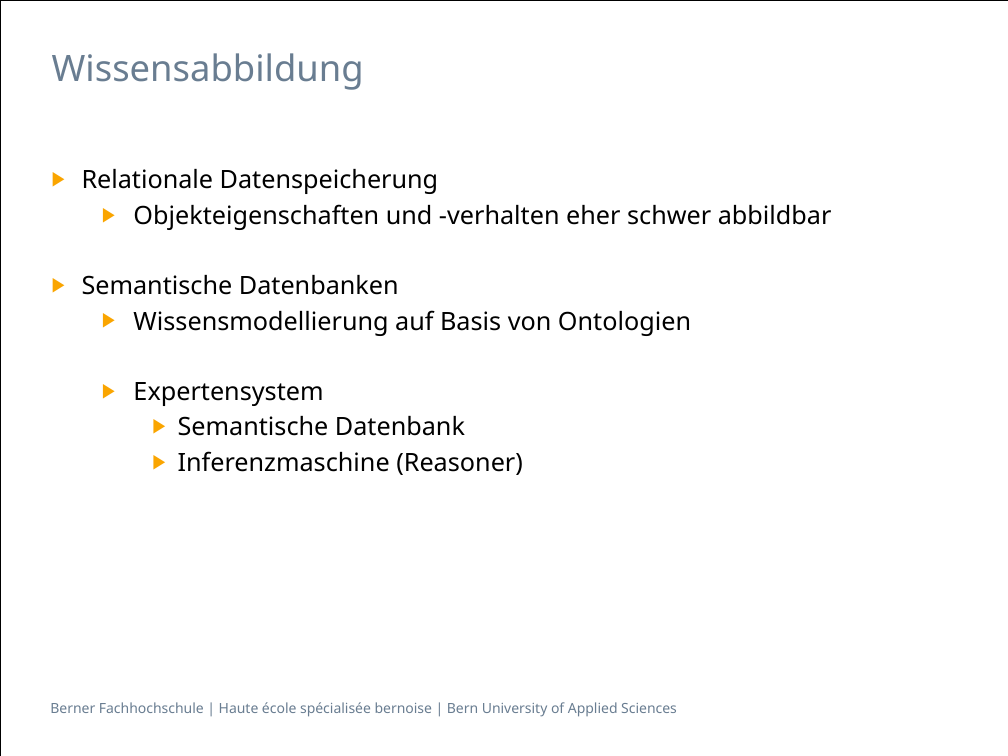
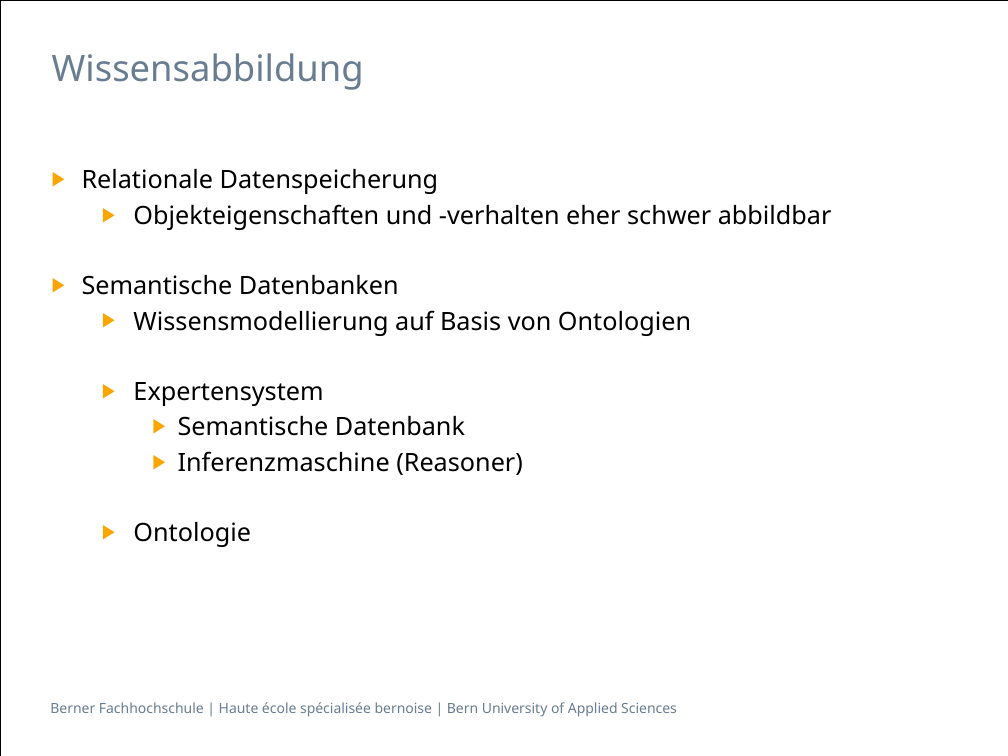
Before and after one commit to gunzm1/ElephantSearch, a slide deck: slide 4 of Doc/Semantische Datenbanken_bfh.pptx. Drawn at 1008x756 pixels with LibreOffice and Linux fonts; fonts in the diff are those of the drawing. Boxes give left, top, right and bottom in pixels: in the first picture for what was removed or moved away, otherwise in the second. Text is boxed around its words. In the diff, an @@ line names an element or a change of style, - is before the commit and + after.

```diff
--- a/Doc/Semantische Datenbanken_bfh.pptx
+++ b/Doc/Semantische Datenbanken_bfh.pptx
@@ text at (133,522,251,547): paragraph added @@
+  ▶ Ontologie
```
Also in this commit, not shown: 3 other slides changed, 2 slides added, 1 slide removed, 3 other files.
